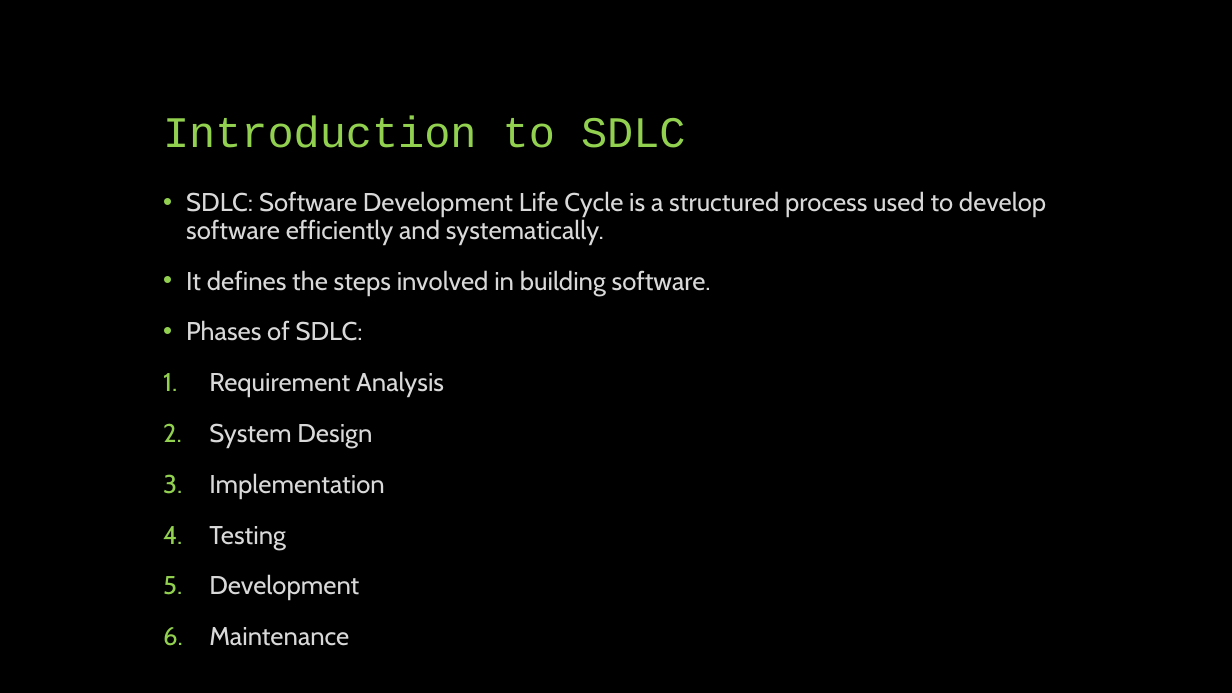
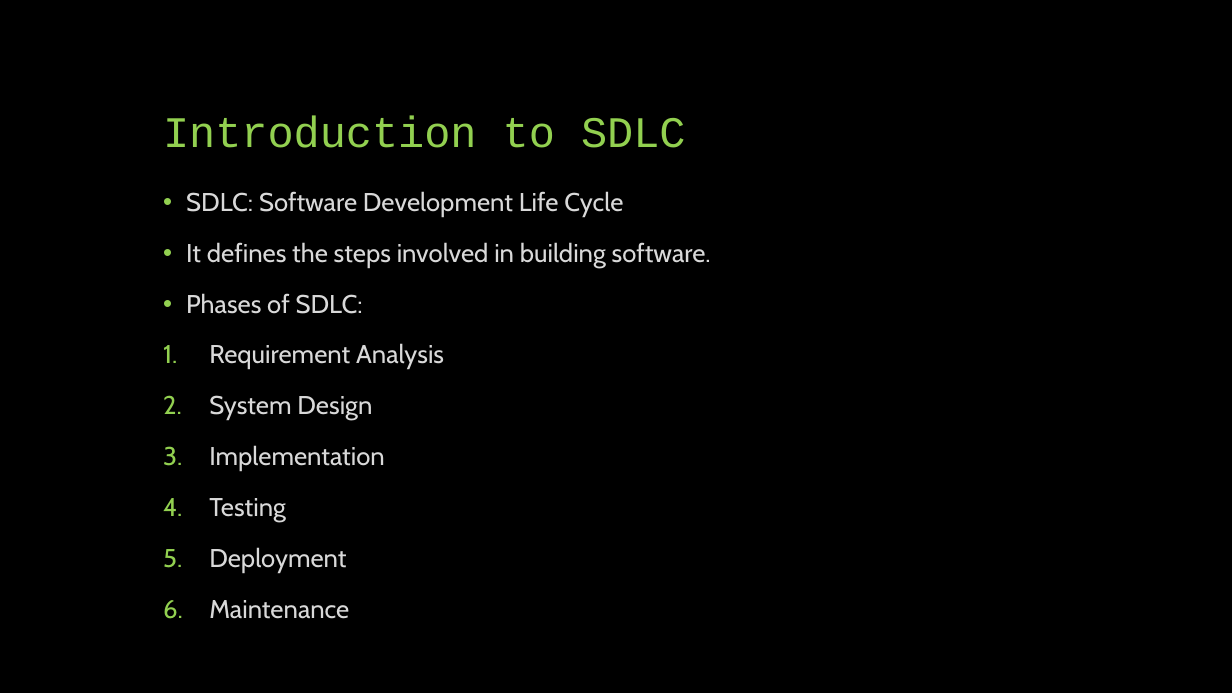
Before and after one commit to DAravindReddy/Linux-Internals, a slide deck: slide 3 of Version control system and CIandCD.pptx. Drawn at 1232x693 pixels with LibreOffice and Linux fonts; fonts in the diff are those of the drawing. Boxes give left, top, right and bottom in pixels: in the first picture for what was removed or moved away, otherwise in the second. Text is boxed around its words. In the diff, an @@ line names an element or a change of style, - is before the commit and + after.

Commit message:
final ppt

```diff
--- a/Version control system and CIandCD.pptx
+++ b/Version control system and CIandCD.pptx
@@ text at [186,191,623,217]: text changed @@
-• SDLC: Software Development Life Cycle is a structured process used to develop software efficiently and systematically.
+• SDLC: Software Development Life Cycle
@@ text at [209,547,346,572]: text changed @@
-5. Development
+5. Deployment
```
Also in this commit, not shown: 2 other slides changed, 1 slide added.
